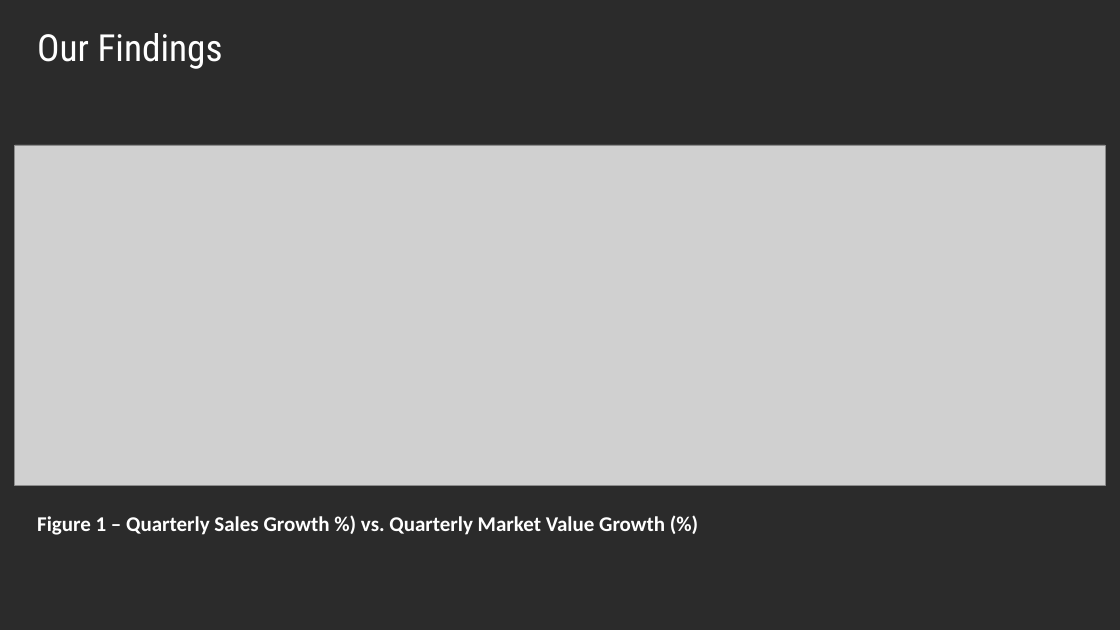
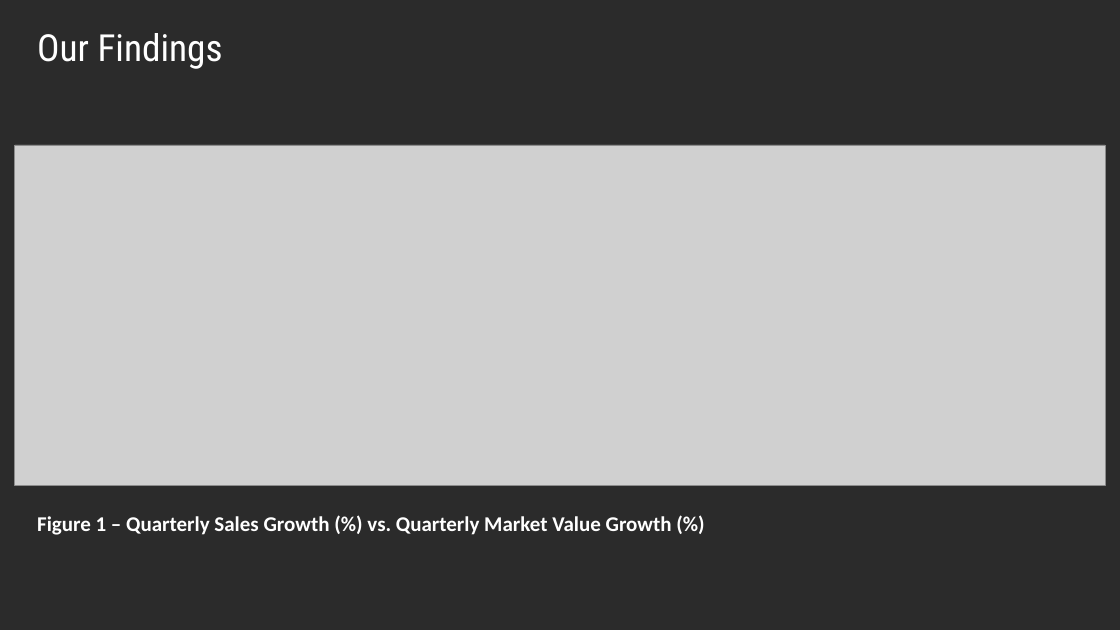
Before and after one commit to hannahcjy/Project1-Stock-Market-Correlationship, a slide deck: slide 3 of Group Project Presentation.pptx. Drawn at 1120x630 pixels with LibreOffice and Linux fonts; fonts in the diff are those of the drawing; grey boxes stand for pictures; background and template pictures are left out; a plain dark background stands for a picture behind light text. Boxes give left, top, right and bottom in pixels: in the first picture for what was removed or moved away, otherwise in the second. Text is boxed around its words. In the diff, an @@ line names an element or a change of style, - is before the commit and + after.

```diff
--- a/Group Project Presentation.pptx
+++ b/Group Project Presentation.pptx
@@ text at (37,516,672,535): text changed @@
-Figure 1 – Quarterly Sales Growth %) vs. Quarterly Market Value Growth (%)
+Figure 1 – Quarterly Sales Growth (%) vs. Quarterly Market Value Growth (%)
```
Also in this commit, not shown: 1 other slide changed.
